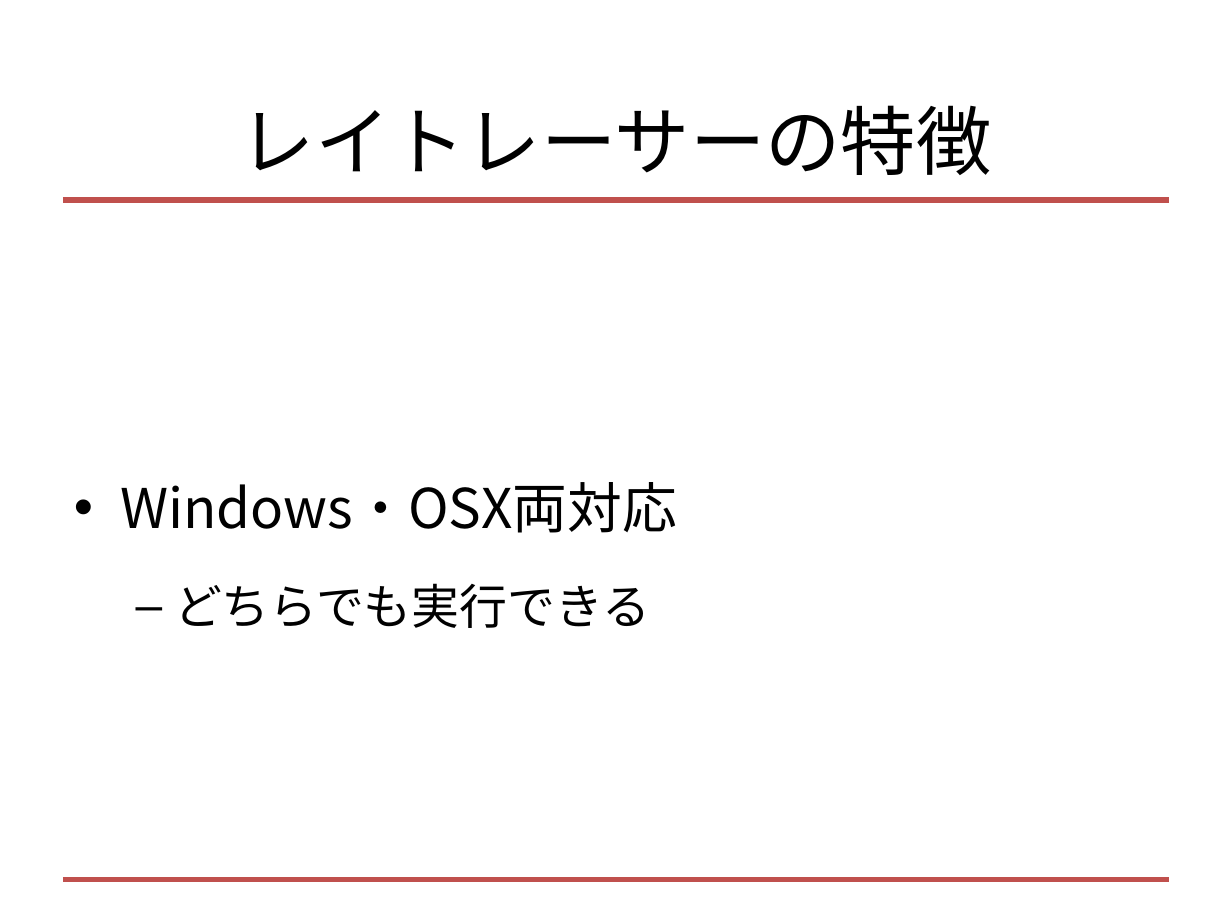
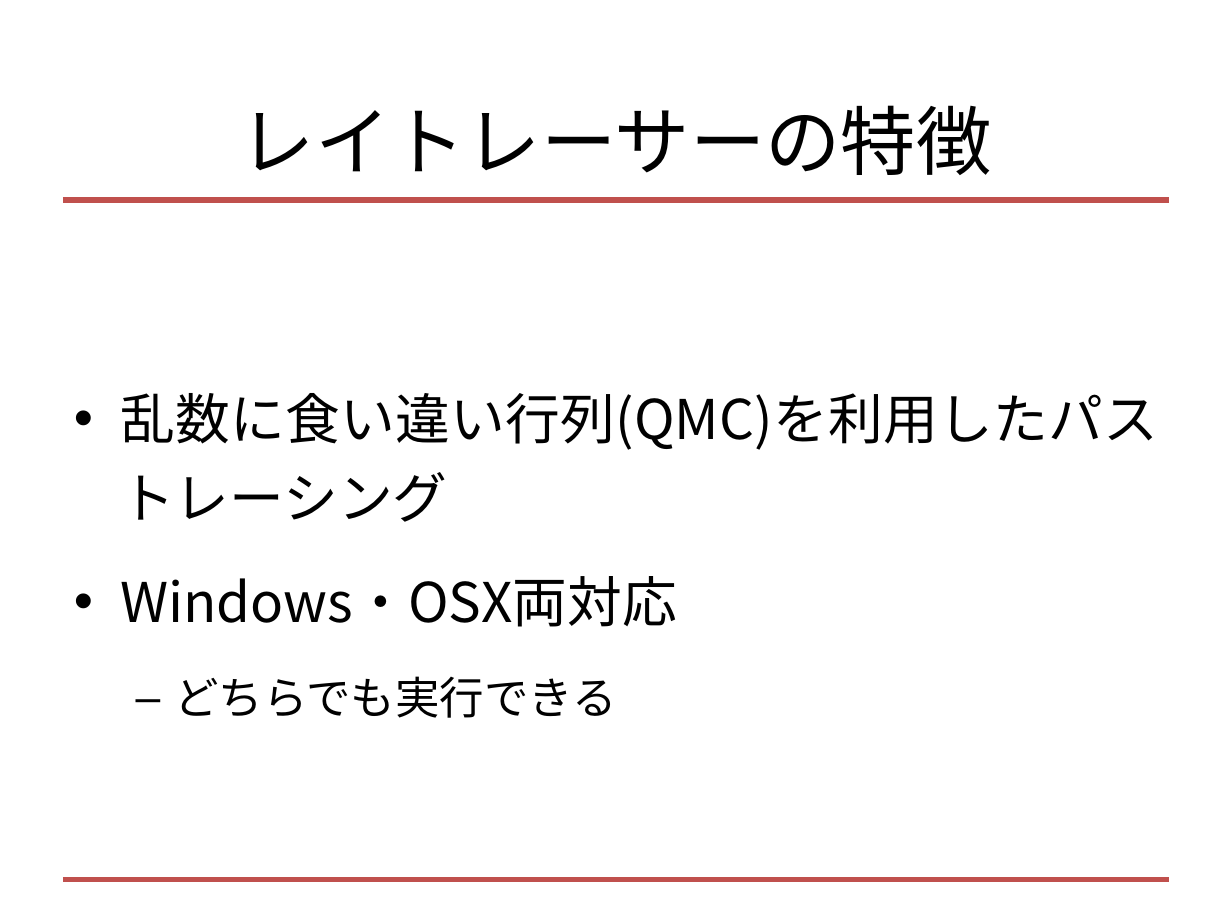
Before and after one commit to tek-nishi/SecondRayTrace, a slide deck: slide 14 of レイトレ合宿3!!!.pptx (slide 11 before the commit). Drawn at 1232x924 pixels with LibreOffice and Linux fonts; fonts in the diff are those of the drawing. Boxes give left, top, right and bottom in pixels: in the first picture for what was removed or moved away, otherwise in the second. Text is boxed around its words. In the diff, an @@ line names an element or a change of style, - is before the commit and + after.

```diff
--- a/レイトレ合宿3!!!.pptx
+++ b/レイトレ合宿3!!!.pptx
@@ text at (x1=120, y1=393, x2=1158, y2=522): paragraph added @@
+• 乱数に食い違い行列(QMC)を利用したパストレーシング
@@ text at (x1=174, y1=676, x2=617, y2=718): size 28 to 26 pt in "どちらでも実行できる" @@
```
Also in this commit, not shown: 13 other slides changed, 5 slides added, 3 other files.
